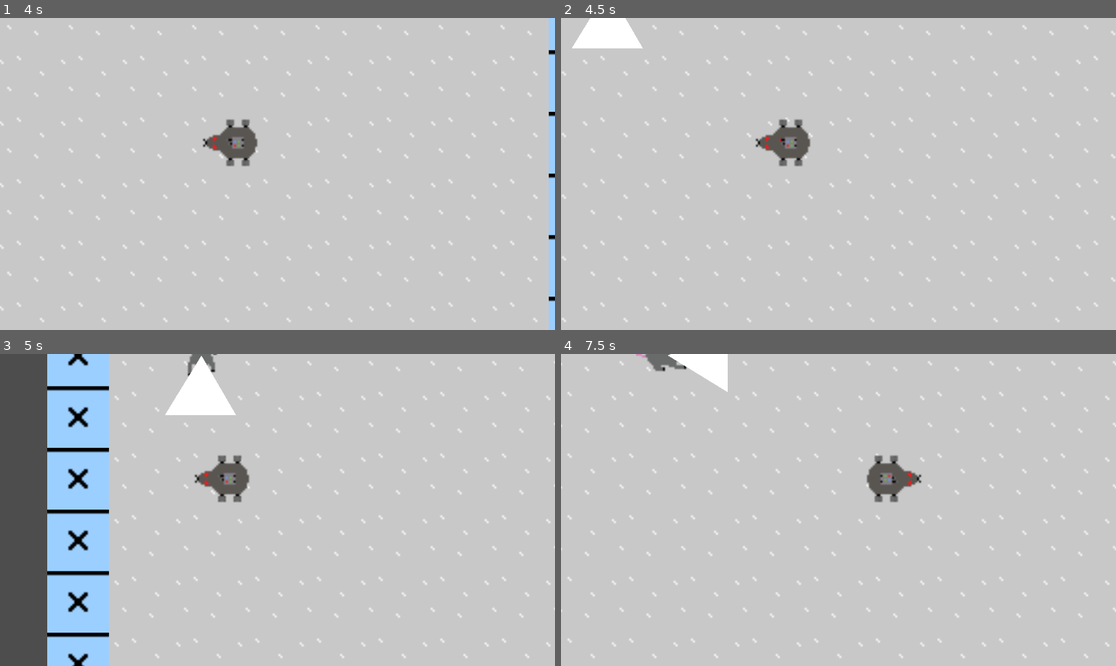
Above: before the commit, frames 1-4 (two rows, left to right).
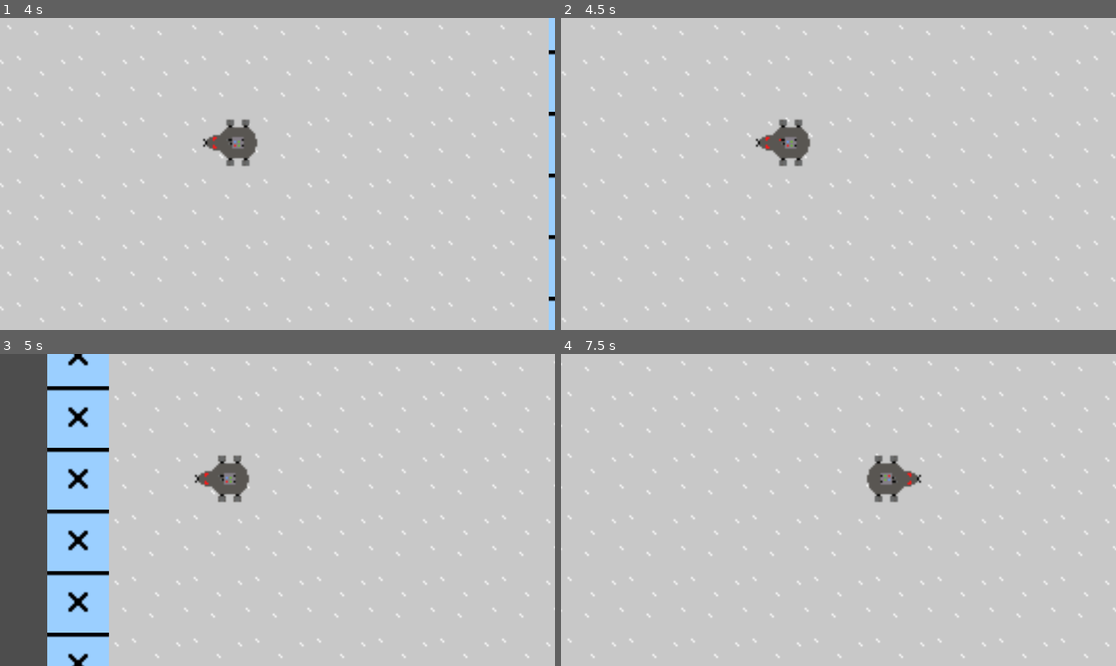
Above: after the commit, the same moments.

Repository: johannagroven/dontratmeout
Game: Godot game, scene res://main.tscn
Same seed, same stepped clock (60 frames per second), same inputs: the game is played once before the commit and once after it.
Inputs:
- Up to frame 1 (4 s): tap Enter at 0.5 s; hold Right (ui_right) 0.53-1.28 s; hold Down (ui_down) 1.28-2.03 s; hold Right (ui_right) 2.03-2.78 s; hold Up (ui_up) 2.78-3.53 s; hold Left (ui_left) from 3.53 s (still down)
- Up to frame 2 (4.5 s): keep holding Left (ui_left)
- Up to frame 3 (5 s): keep holding Left (ui_left)
- Up to frame 4 (7.5 s): release Left (ui_left) at 5.03 s; hold Down (ui_down) 5.03-5.78 s; hold Right (ui_right) 5.78-6.53 s; hold Up (ui_up) 6.53-7.28 s; hold Right (ui_right) from 7.28 s (still down)

Frame 1 is identical in both runs. In frame 2, 0.9% of the frame differs, in the area x 2-15%, y 0-10%; in frame 3, 1.4%, in the area x 29-43%, y 0-20%; in frame 4, 0.9%.
Error in both runs: Invalid access to property or key 'goals' on a base object of type 'TileMap'. (res://mob.gd:9)

Commit message:
add pathfinding.  Enemy mice now navigate to goal

Diff:
--- a/mob.gd
+++ b/mob.gd
@@ -7,11 +7,26 @@
 	var position_relative_to_tile_map: Vector2 = tile_map.to_local(global_position)
 	var map_position: Vector2i = tile_map.local_to_map(position_relative_to_tile_map)
 	toGoal = tile_map.nav.get_id_path(map_position, tile_map.goals[0])
+	toGoal.remove_at(0)
 
-func get_movement():
-	if toGoal == null:
-		setPath()
+func dither():
 	var rng = RandomNumberGenerator.new()
 	var directions = [Vector2(-1,0), Vector2(1,0), Vector2(0,-1), Vector2(0,1)]
 	var input_direction: Vector2 = directions[rng.randi_range(0,3)]
+	toGoal = null
 	return input_direction
+
+func follow_path():
+	if toGoal == null:
+		setPath()
+	if toGoal.size() == 0:
+		return Vector2i(0,0)
+	var position_relative_to_tile_map: Vector2 = tile_map.to_local(global_position)
+	var map_position: Vector2i = tile_map.local_to_map(position_relative_to_tile_map)
+	var delta = toGoal[0] - map_position
+	toGoal.remove_at(0)
+	return delta
+
+func get_movement():
+	#return dither()
+	return follow_path()
